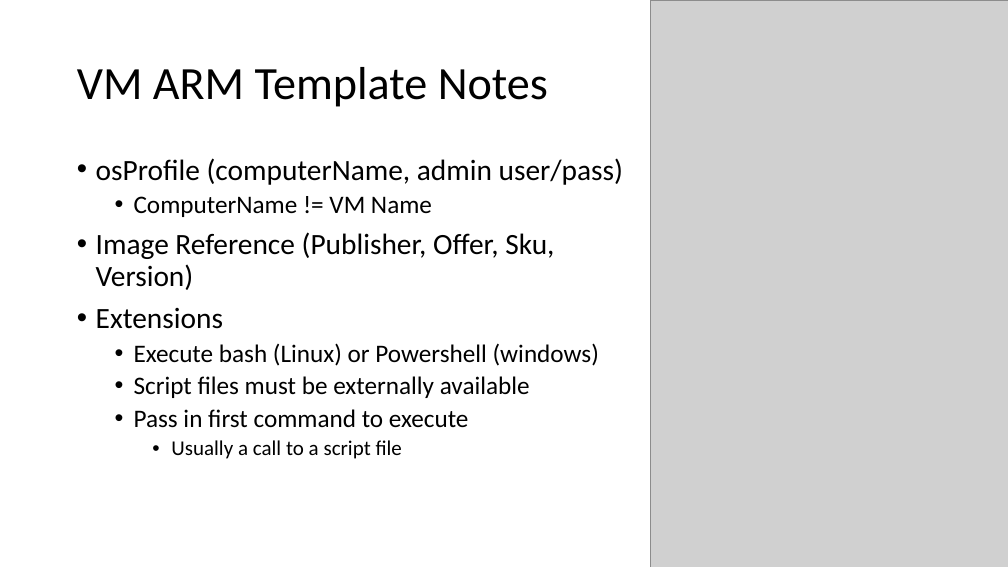
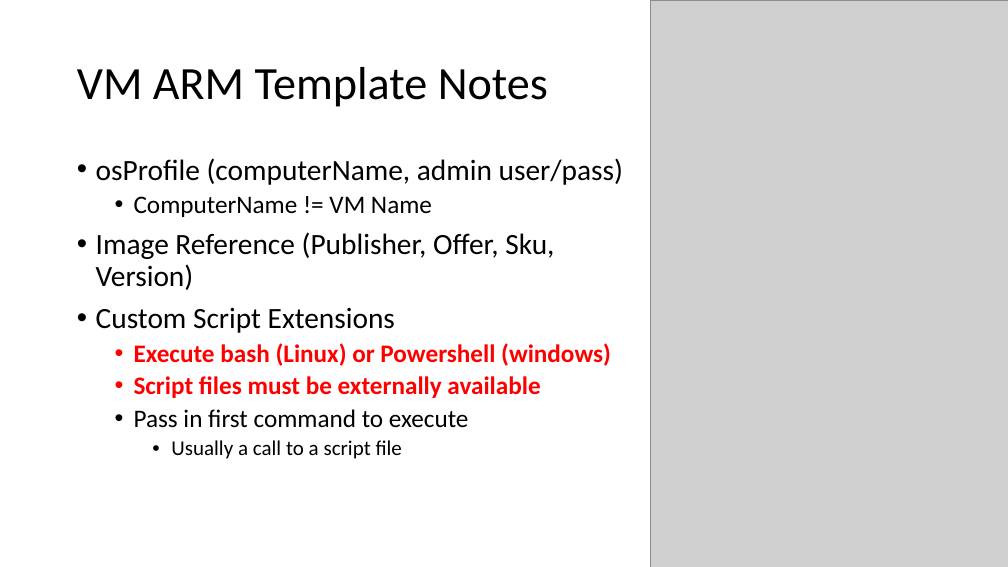
Before and after one commit to michaelsrichter/70534ExamPrep, a slide deck: slide 18 of Decks/70-534_NYC_Compute_Arch_Final.pptx. Drawn at 1008x567 pixels with LibreOffice and Linux fonts; fonts in the diff are those of the drawing; grey boxes stand for pictures. Boxes give left, top, right and bottom in pixels: in the first picture for what was removed or moved away, otherwise in the second. Text is boxed around its words. In the diff, an @@ line names an element or a change of style, - is before the commit and + after.

```diff
--- a/Decks/70-534_NYC_Compute_Arch_Final.pptx
+++ b/Decks/70-534_NYC_Compute_Arch_Final.pptx
@@ text at box(96, 307, 395, 333): text changed @@
-• Extensions
+• Custom Script Extensions
@@ text at box(134, 343, 611, 398): text colour #000000 to #FF0000, bold on in "Execute bash (Linux) or Powershell (windows)", "Script files must be externally available" @@
```
Also in this commit, not shown: 26 other slides changed.
